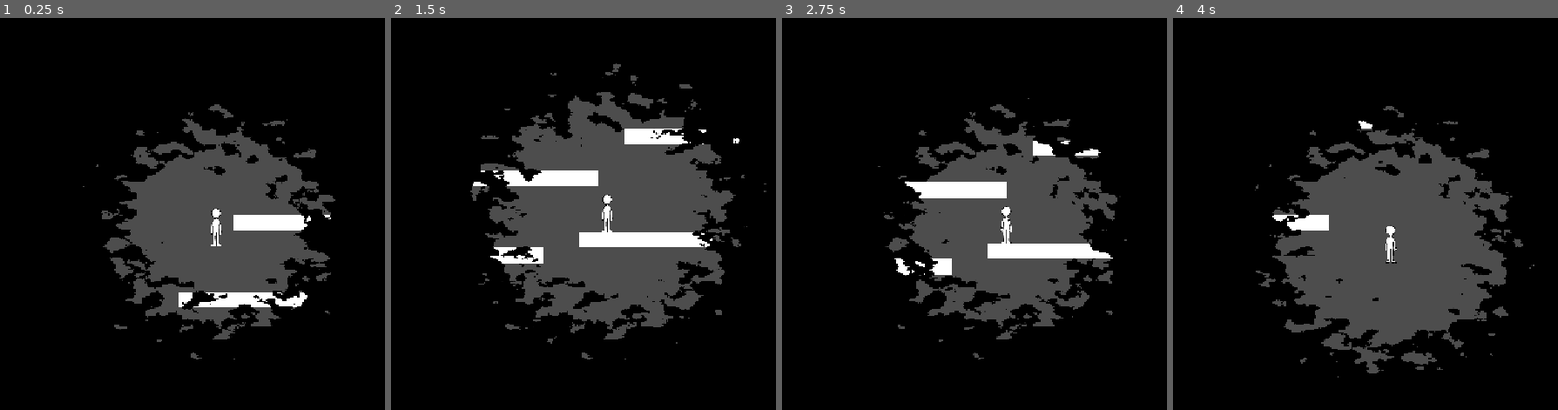
Above: before the commit, frames 1-4 (left to right).
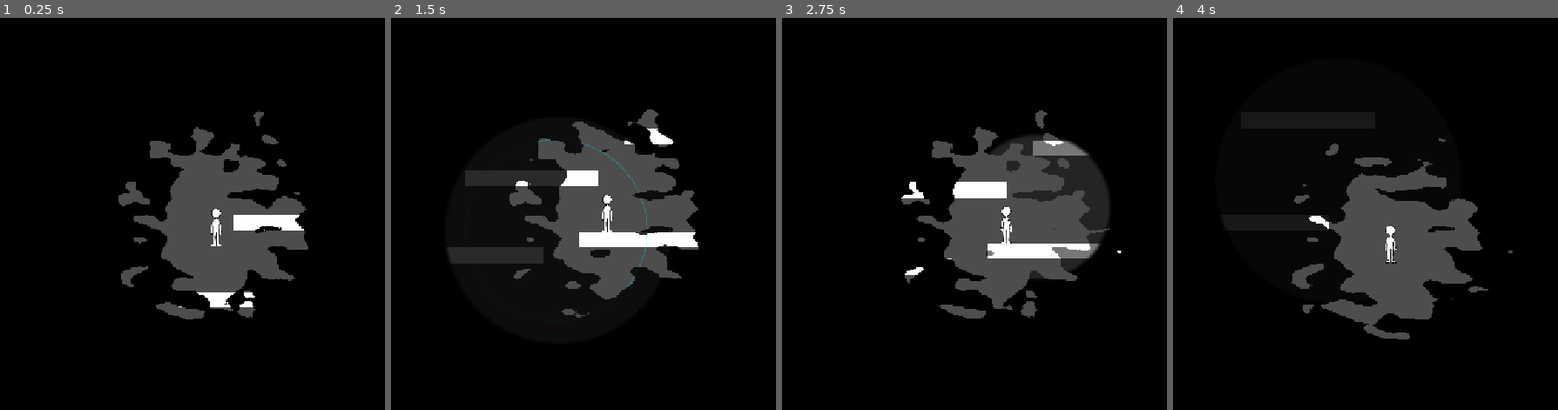
Above: after the commit, the same moments.

Repository: RazMths/Dash
Game: Godot game, scene res://Levels/main.tscn
Same seed, same stepped clock (60 frames per second), same inputs: the game is played once before the commit and once after it.
Inputs (mouse positions are in pixels of both pictures, inside the frame that each line leads up to):
- Up to frame 1 (0.25 s): no input
- Up to frame 2 (1.5 s): tap Enter (ui_accept) at 0.5, 1.35 s; move the mouse to (768, 194) at 0.52 s; hold Enter (ui_accept) 0.53-1.28 s; hold Right (move_right) from 0.53 s (still down); tap Shift (dash) at 0.6 s; tap N (jump) at 0.77, 1.07 s; move the mouse to (475, 233) at 1.27 s
- Up to frame 3 (2.75 s): tap N (jump) at 1.52, 1.55, 1.82, 2.1 s; move the mouse to (1074, 127) at 2.02 s; release Right (move_right) at 2.03 s; hold A (move_left) from 2.03 s (still down); tap Shift (dash) at 2.3 s
- Up to frame 4 (4 s): move the mouse to (1361, 292) at 2.77 s; release A (move_left) at 2.78 s; hold Right (move_right) from 2.78 s (still down); tap Shift (dash) at 2.85 s; tap N (jump) at 3.02, 3.32, 3.77, 3.8 s; tap Enter (ui_accept) at 3.05 s; move the mouse to (outside the picture) at 3.52 s; hold Enter (ui_accept) from 3.53 s (still down)

The runs differ from the first frame. In frame 1, 9.5% of the frame differs, in the area x 21-88%, y 22-88%; in frame 2, 16%, in the area x 14-98%, y 11-88%; in frame 3, 11%; in frame 4, 15%.

Commit message:
new changes

Diff:
--- a/Actors/player.gd
+++ b/Actors/player.gd
@@ -32,13 +32,22 @@
 var facing_direction: float = 1.0
 var last_velocity_y: float = 0.0
 
+# for echo things
+@export var overlay_manager: ColorRect
+@export var echo_manager: Node2D
+
 func _physics_process(delta: float) -> void:
 	# 1. Handle Dashing State
 	if is_dashing:
 		dash_counter -= delta
 		velocity = dash_vector * dash_speed
+
+		# --- FIX 1: Spawn Echo at END of dash ---
 		if dash_counter <= 0.0:
 			is_dashing = false
+			if overlay_manager:
+				overlay_manager.spawn_echo(global_position)
+
 		move_and_slide()
 		return
 
@@ -47,7 +56,6 @@
 		can_dash = true
 
 	# 2. Gravity & Coyote Time Counter
-	var was_on_floor = is_on_floor()
 	if is_on_floor():
 		coyote_counter = coyote_time  # Reset full window when on floor
 	else:
@@ -80,14 +88,14 @@
 	if Input.is_action_just_pressed("dash") and can_dash:
 		start_dash()
 
+	# --- FIX 2: Save fall speed BEFORE move_and_slide resets it ---
 	if not is_on_floor():
 		last_velocity_y = velocity.y
 
 	move_and_slide()
 
-# Detect the frame the player hits the ground
+	# Detect the frame the player hits the ground
 	if is_on_floor() and last_velocity_y > 0:
-		# Emit the signal and pass how fast the player was falling!
 		player_landed.emit(last_velocity_y)
 		last_velocity_y = 0.0
 
@@ -96,6 +104,11 @@
 	coyote_counter = 0.0
 	buffer_counter = 0.0
 
+	# Echo on jump
+	if overlay_manager:
+		overlay_manager.spawn_echo(global_position)
+		echo_manager.spawn_echo(global_position, 200.0)
+
 func start_dash() -> void:
 	can_dash = false
 	is_dashing = true
@@ -103,7 +116,7 @@
 
 	var input_dir = Input.get_vector("move_left", "move_right", "move_up", "move_down").normalized()
 	if input_dir == Vector2.ZERO:
-		input_dir = Vector2.RIGHT if velocity.x >= 0 else Vector2.LEFT
+		input_dir = Vector2.RIGHT if facing_direction >= 0 else Vector2.LEFT
 
 	dash_vector = input_dir
 	player_dashed.emit()
--- a/Custom scripts/color_rect_for_player.gd
+++ b/Custom scripts/color_rect_for_player.gd
@@ -1,31 +1,76 @@
 extends ColorRect
 
+class EchoData:
+	var world_pos: Vector2
+	var progress: float = 0.0
+	var expand_speed: float = 2.0      # Speed of expansion
+	var max_radius: float = 0.35        # Size on screen (0.35 = 35% of screen height)
+	var strength: float = 1.0
+
 @export var player: Node2D
+var active_echoes: Array[EchoData] = []
 
 func _ready() -> void:
-	# 1. Start an infinite looping tween animating the progress parameter between 0.3 and 0.4
-	var tween = create_tween().set_loops().set_trans(Tween.TRANS_SINE).set_ease(Tween.EASE_IN_OUT)
+	anchor_right = 1.0
+	anchor_bottom = 1.0
 
-	# Animate forward from 0.3 to 0.4 over 1.5 seconds
-	tween.tween_property(material, "shader_parameter/progress", 0.24, 1.5).from(0.2)
-	# Animate back from 0.4 to 0.3 over 1.5 seconds
-	tween.tween_property(material, "shader_parameter/progress", 0.2, 1.5).from(0.24)
+func _unhandled_input(event: InputEvent) -> void:
+	# Trigger echo on spacebar / action for testing
+	if event.is_action_pressed("ui_accept"):
+		if player:
+			spawn_echo(player.global_position)
 
-func _process(_delta: float) -> void:
-	if not player:
+func spawn_echo(world_position: Vector2) -> void:
+	if active_echoes.size() >= 5:
+		active_echoes.pop_front()
+
+	var echo := EchoData.new()
+	echo.world_pos = world_position
+	active_echoes.append(echo)
+
+func _process(delta: float) -> void:
+	var mat := material as ShaderMaterial
+	if not mat or not player:
 		return
 
-	# Keep player centered in screen coordinates
-	var screen_pixel_pos = player.get_global_transform_with_canvas().origin
-	var viewport_rect = get_viewport_rect()
+	var vp_size := get_viewport_rect().size
+	if vp_size.y == 0:
+		return
 
-	var center_uv = Vector2(
-		screen_pixel_pos.x / viewport_rect.size.x,
-		screen_pixel_pos.y / viewport_rect.size.y
-	)
-	var aspect_ratio = viewport_rect.size.x / viewport_rect.size.y
+	var aspect := vp_size.x / vp_size.y
 
-	var mat = material as ShaderMaterial
-	if mat:
-		mat.set_shader_parameter("center", center_uv)
-		mat.set_shader_parameter("aspect_ratio", aspect_ratio)
+	# 1. Player position to Screen UV
+	var player_screen_pos = player.get_global_transform_with_canvas().origin
+	var player_uv = player_screen_pos / vp_size
+	mat.set_shader_parameter("center", player_uv)
+
+	# 2. Convert active echoes to Screen UV
+	var positions: Array[Vector2] = [Vector2.ZERO, Vector2.ZERO, Vector2.ZERO, Vector2.ZERO, Vector2.ZERO]
+	var radii: Array[float] = [0.0, 0.0, 0.0, 0.0, 0.0]
+	var strengths: Array[float] = [0.0, 0.0, 0.0, 0.0, 0.0]
+
+	# Canvas transform from viewport/camera context
+	var canvas_xform = player.get_canvas_transform()
+
+	var i = active_echoes.size() - 1
+	while i >= 0:
+		var echo = active_echoes[i]
+		echo.progress += delta * echo.expand_speed
+
+		if echo.progress >= 1.0:
+			active_echoes.remove_at(i)
+		else:
+			# Convert world pos to canvas screen pos
+			var screen_pos = canvas_xform * echo.world_pos
+			var screen_uv = screen_pos / vp_size
+
+			positions[i] = screen_uv
+			radii[i] = echo.progress * echo.max_radius
+			strengths[i] = (1.0 - echo.progress) * echo.strength
+		i -= 1
+
+	# 3. Push uniforms
+	mat.set_shader_parameter("aspect_ratio", aspect)
+	mat.set_shader_parameter("echo_positions", positions)
+	mat.set_shader_parameter("echo_radii", radii)
+	mat.set_shader_parameter("echo_strengths", strengths)
--- a/Levels/main.tscn
+++ b/Levels/main.tscn
@@ -3,25 +3,32 @@
 [ext_resource type="PackedScene" uid="uid://benwwajg7xym6" path="res://Actors/player.tscn" id="1_gnif3"]
 [ext_resource type="Script" uid="uid://d36prtauby750" path="res://Custom scripts/camera_movements.gd" id="1_lwy2l"]
 [ext_resource type="PackedScene" uid="uid://c1j1se1lnh5i2" path="res://Objects/ground.tscn" id="2_lwy2l"]
-[ext_resource type="Shader" uid="uid://isovtvoex32j" path="res://Shaders/pattern_transition.gdshader" id="4_nj2yk"]
+[ext_resource type="Shader" uid="uid://lvg0pgnwm1ff" path="res://Shaders/echo_transition.gdshader" id="4_7pswh"]
 [ext_resource type="Script" uid="uid://cxvkivf8u6g3j" path="res://Custom scripts/color_rect_for_player.gd" id="5_7pswh"]
+[ext_resource type="Script" uid="uid://naa1nw83belv" path="res://echo_test.gd" id="6_34bfm"]
 
-[sub_resource type="FastNoiseLite" id="FastNoiseLite_30lun"]
+[sub_resource type="FastNoiseLite" id="FastNoiseLite_hbaan"]
 noise_type = 3
-frequency = 0.05
+frequency = 0.04
+fractal_gain = 0.45
+fractal_weighted_strength = 1.0
 
-[sub_resource type="NoiseTexture2D" id="NoiseTexture2D_rsr8b"]
-noise = SubResource("FastNoiseLite_30lun")
+[sub_resource type="NoiseTexture2D" id="NoiseTexture2D_ovrsl"]
+noise = SubResource("FastNoiseLite_hbaan")
 seamless = true
+seamless_blend_skirt = 1.0
 
-[sub_resource type="ShaderMaterial" id="ShaderMaterial_mtjga"]
-shader = ExtResource("4_nj2yk")
-shader_parameter/mask_texture = SubResource("NoiseTexture2D_rsr8b")
-shader_parameter/progress = 0.2150000102125
+[sub_resource type="ShaderMaterial" id="ShaderMaterial_7pswh"]
+shader = ExtResource("4_7pswh")
+shader_parameter/mask_texture = SubResource("NoiseTexture2D_ovrsl")
+shader_parameter/progress = 0.1710000081225
 shader_parameter/edge_sharpness = 0.0010000000475
 shader_parameter/center = Vector2(0.5, 0.5)
-shader_parameter/aspect_ratio = 1.853
+shader_parameter/aspect_ratio = 1.7777778
 shader_parameter/wipe_color = Color(0, 0, 0, 1)
+shader_parameter/echo_positions = PackedVector2Array(0, 0, 0, 0, 0, 0, 0, 0, 0, 0)
+shader_parameter/echo_radii = PackedFloat32Array(0, 0, 0, 0, 0)
+shader_parameter/echo_strengths = PackedFloat32Array(0, 0, 0, 0, 0)
 
 [node name="Main" type="Node2D" unique_id=1525660520]
 
@@ -30,28 +37,33 @@
 script = ExtResource("1_lwy2l")
 target = NodePath("../Player")
 
-[node name="Player" parent="." unique_id=705438210 instance=ExtResource("1_gnif3")]
+[node name="Player" parent="." unique_id=705438210 node_paths=PackedStringArray("overlay_manager", "echo_manager") instance=ExtResource("1_gnif3")]
 position = Vector2(1146, -496)
+overlay_manager = NodePath("../TransitionLayer/ColorRect")
+echo_manager = NodePath("../echo test")
 
-[node name="Ground" parent="." unique_id=673741409 instance=ExtResource("2_lwy2l")]
-position = Vector2(864, -368)
+[node name="envi" type="Node2D" parent="." unique_id=932482123]
+position = Vector2(1144, -615)
 
-[node name="Ground2" parent="." unique_id=876665645 instance=ExtResource("2_lwy2l")]
-position = Vector2(1194, -341)
+[node name="Ground" parent="envi" unique_id=673741409 instance=ExtResource("2_lwy2l")]
+position = Vector2(-280, 247)
 
-[node name="Ground3" parent="." unique_id=1512131718 instance=ExtResource("2_lwy2l")]
-position = Vector2(1473, -367)
+[node name="Ground2" parent="envi" unique_id=876665645 instance=ExtResource("2_lwy2l")]
+position = Vector2(50, 274)
 
-[node name="Ground4" parent="." unique_id=1279401428 instance=ExtResource("2_lwy2l")]
-position = Vector2(1284, -468)
+[node name="Ground3" parent="envi" unique_id=1512131718 instance=ExtResource("2_lwy2l")]
+position = Vector2(329, 248)
 
-[node name="Ground5" parent="." unique_id=102237335 instance=ExtResource("2_lwy2l")]
-position = Vector2(1548, -537)
+[node name="Ground4" parent="envi" unique_id=1279401428 instance=ExtResource("2_lwy2l")]
+position = Vector2(140, 147)
+
+[node name="Ground5" parent="envi" unique_id=102237335 instance=ExtResource("2_lwy2l")]
+position = Vector2(404, 78)
 
 [node name="TransitionLayer" type="CanvasLayer" parent="." unique_id=1065882980]
 
 [node name="ColorRect" type="ColorRect" parent="TransitionLayer" unique_id=1141679003 node_paths=PackedStringArray("player")]
-material = SubResource("ShaderMaterial_mtjga")
+material = SubResource("ShaderMaterial_7pswh")
 anchors_preset = 15
 anchor_right = 1.0
 anchor_bottom = 1.0
@@ -60,3 +72,6 @@
 mouse_filter = 2
 script = ExtResource("5_7pswh")
 player = NodePath("../../Player")
+
+[node name="echo test" type="Node2D" parent="." unique_id=913312027]
+script = ExtResource("6_34bfm")
--- /dev/null
+++ b/Shaders/echo_transition.gdshader
@@ -0,0 +1,53 @@
+shader_type canvas_item;
+
+uniform sampler2D mask_texture : hint_default_white, filter_nearest;
+
+uniform float progress : hint_range(0.0, 1.0) = 1.0; // Default to 1.0 (black background)
+uniform float edge_sharpness : hint_range(0.001, 0.2) = 0.01;
+
+uniform vec2 center = vec2(0.5, 0.5);
+uniform float aspect_ratio = 1.7777778;
+uniform vec4 wipe_color : source_color = vec4(0.0, 0.0, 0.0, 1.0);
+
+const int MAX_ECHOES = 5;
+uniform vec2 echo_positions[5];
+uniform float echo_radii[5];
+uniform float echo_strengths[5];
+
+void fragment() {
+	vec2 uv = UV;
+
+	// 1. Distance from player
+	vec2 player_diff = uv - center;
+	player_diff.x *= aspect_ratio;
+	float player_dist = length(player_diff);
+
+	// 2. Solid Filled Disk Echo Calculation
+	float max_disk = 0.0;
+
+	for (int i = 0; i < MAX_ECHOES; i++) {
+		if (echo_strengths[i] > 0.001 && echo_radii[i] > 0.0001) {
+			vec2 echo_diff = uv - echo_positions[i];
+			echo_diff.x *= aspect_ratio;
+			float dist = length(echo_diff);
+
+			// Solid filled disk formula with soft edge
+			float r = echo_radii[i];
+			float disk = 1.0 - smoothstep(r - 0.01, r + 0.005, dist);
+
+			max_disk = max(max_disk, disk * echo_strengths[i]);
+		}
+	}
+
+	float mask = texture(mask_texture, UV).r;
+
+	// Base black screen alpha
+	float threshold = mix(-0.2, 1.2, progress);
+	float val = player_dist * 1.2 - mask * 0.4;
+	float alpha = smoothstep(threshold - edge_sharpness, threshold + edge_sharpness, val);
+
+	// Forcefully subtract disk area from darkness so echoes reveal the world beneath
+	alpha = clamp(alpha - max_disk, 0.0, 1.0);
+
+	COLOR = vec4(wipe_color.rgb, alpha * wipe_color.a);
+}
--- /dev/null
+++ b/echo_test.gd
@@ -0,0 +1,40 @@
+extends Node2D
+
+class EchoWave:
+	var position: Vector2
+	var radius: float = 0.0
+	var max_radius: float = 160.0
+	var speed: float = 360.0 # Pixels per second (matches speed = 6 at 60fps)
+	var alpha: float = 1.0
+
+var active_waves: Array[EchoWave] = []
+var base_fade_duration: float = 1.33 # Seconds platforms stay visible
+
+func spawn_echo(pos: Vector2, max_r: float = 160.0) -> void:
+	var wave := EchoWave.new()
+	wave.position = pos
+	wave.max_radius = max_r
+	active_waves.append(wave)
+
+func _process(delta: float) -> void:
+	var i = active_waves.size() - 1
+	while i >= 0:
+		var wave = active_waves[i]
+		wave.radius += wave.speed * delta
+		wave.alpha = 1.0 - (wave.radius / wave.max_radius)
+
+		# Check collision against all platform nodes in group 'echo_platforms'
+		for platform in get_tree().get_nodes_in_group("echo_platforms"):
+			if platform.has_method("check_echo_hit"):
+				platform.check_echo_hit(wave.position, wave.radius)
+
+		if wave.radius >= wave.max_radius:
+			active_waves.remove_at(i)
+		i -= 1
+
+	queue_redraw() # Trigger _draw() for visual wave rings
+
+func _draw() -> void:
+	for wave in active_waves:
+		var color := Color(0.0, 0.94, 1.0, wave.alpha) # Cyan wave color
+		draw_arc(wave.position, wave.radius, 0.0, TAU, 32, color, 2.0)
Not shown, added: Shaders/echo_transition.gdshader.uid
Not shown, added: echo_test.gd.uid
